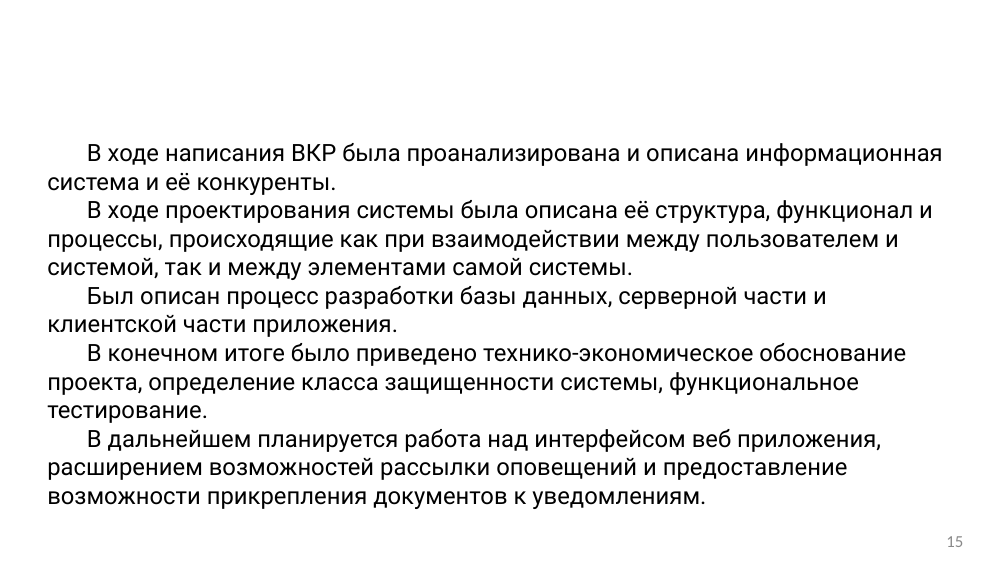
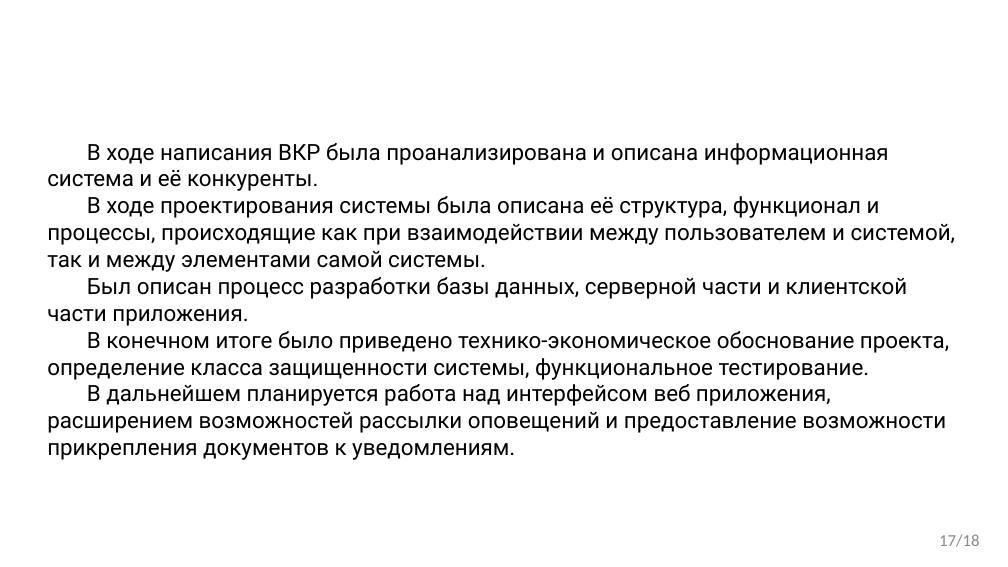
Before and after one commit to VladMexon/DiplomaProject, a slide deck: slide 17 of РИС-20-2б-Мехоношин-ВА-ПП.pptx (slide 15 before the commit). Drawn at 1008x567 pixels with LibreOffice and Linux fonts; fonts in the diff are those of the drawing; background and template pictures are left out. Boxes give left, top, right and bottom in pixels: in the first picture for what was removed or moved away, otherwise in the second. Text is boxed around its words. In the diff, an @@ line names an element or a change of style, - is before the commit and + after.

```diff
--- a/РИС-20-2б-Мехоношин-ВА-ПП.pptx
+++ b/РИС-20-2б-Мехоношин-ВА-ПП.pptx
@@ text "В ходе написания ВКР была ..." at [47, 143, 956, 460]: size 17 to 16 pt @@
@@ page number at [939, 534, 980, 547]: text changed @@
-15
+17/18
```
Also in this commit, not shown: 5 other slides changed, 2 slides added, 4 other files.
